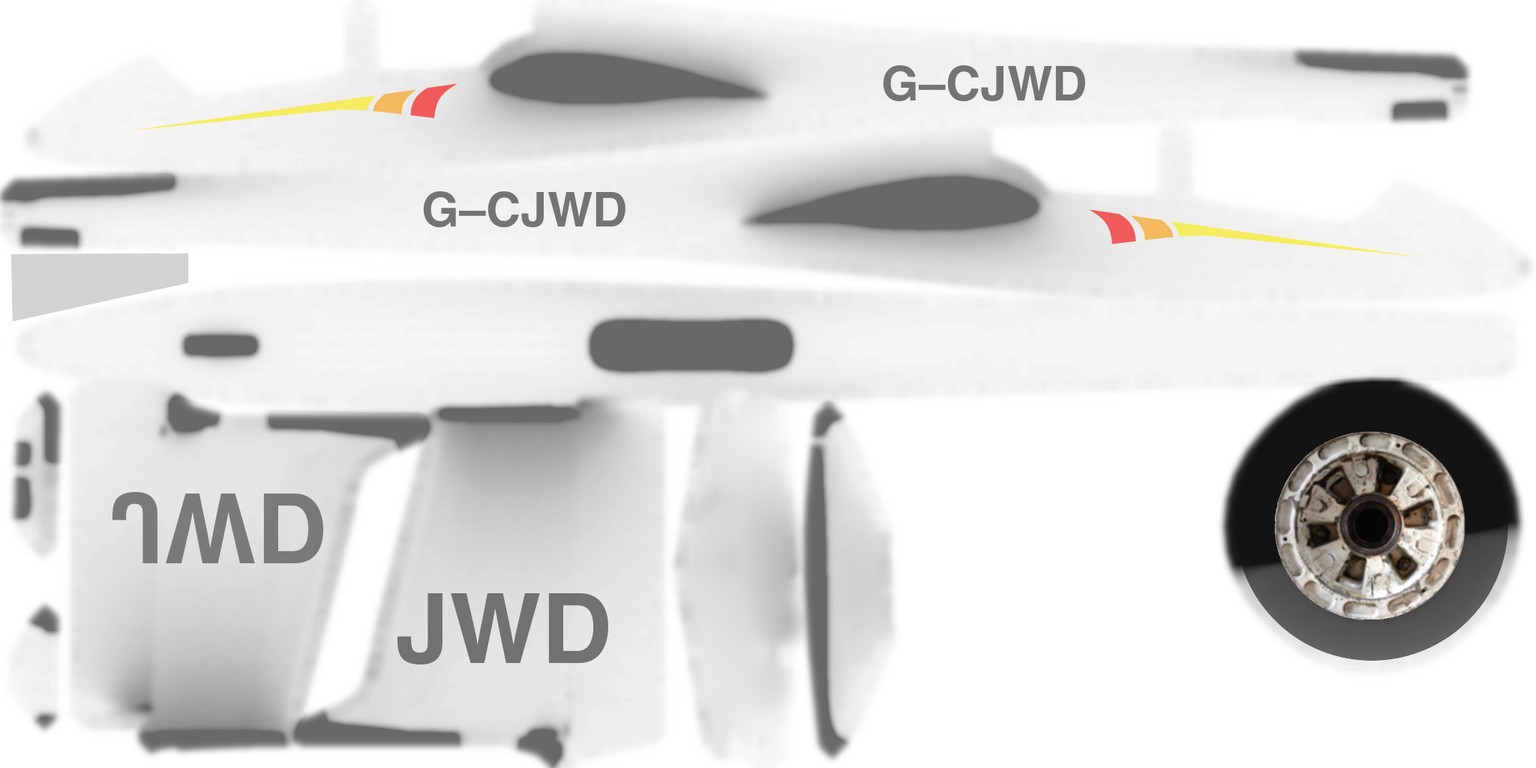
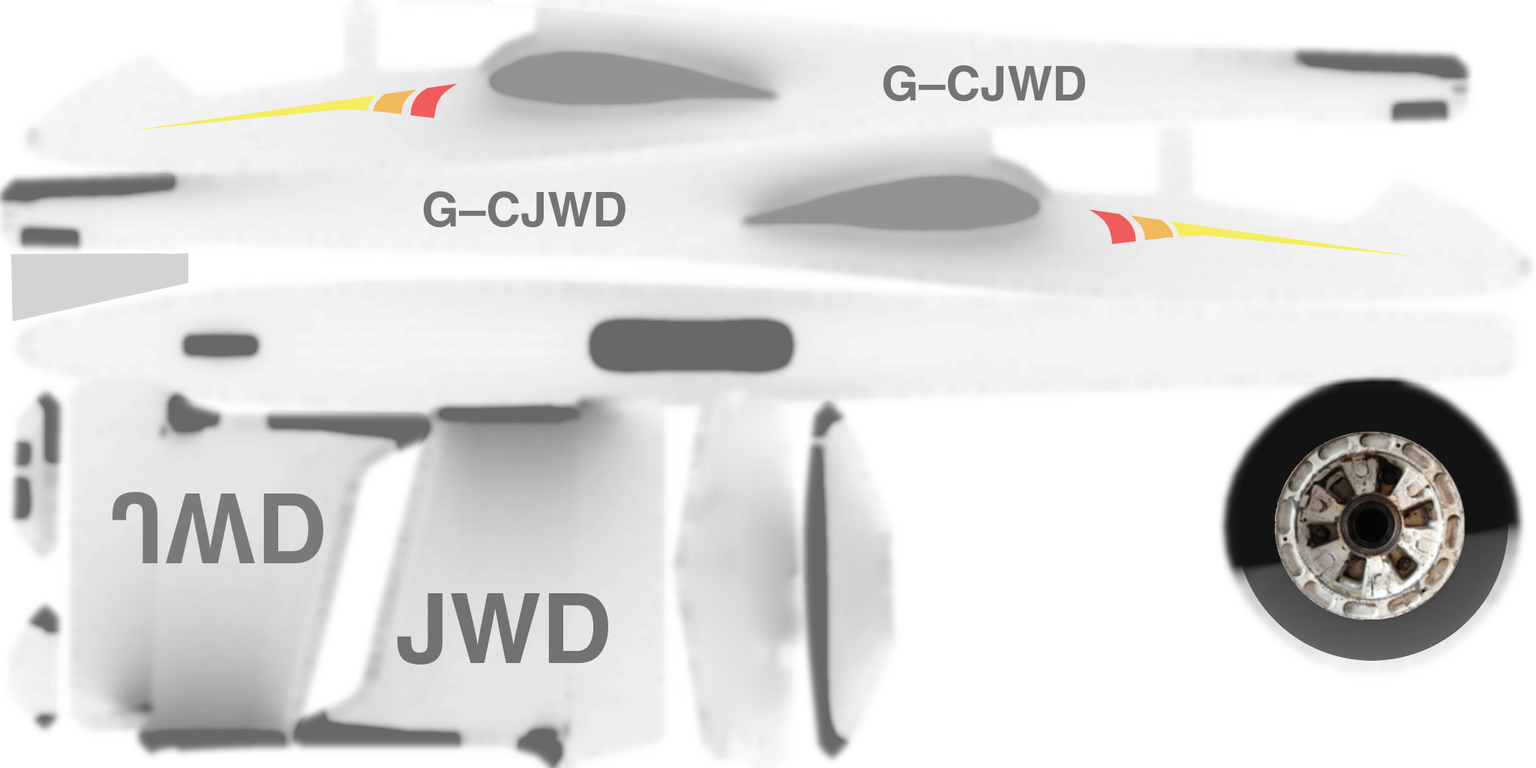
Layered file, before and after one edit (1536x768). Changes by layer:
renamed "Clipboard" to "Clipboard #1", painted on it over (x1=349, y1=0, x2=1050, y2=245)
